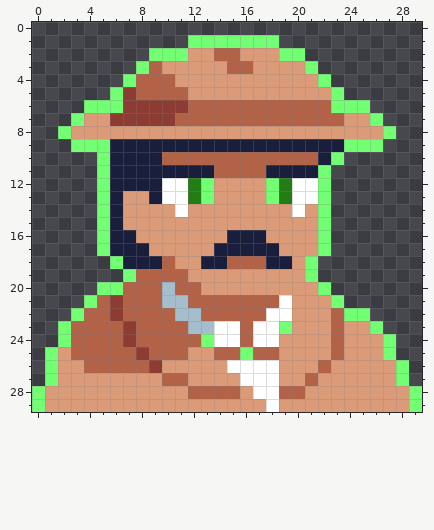
File history of a pixel-art sprite, react_main/src/images/roles/independent/doppelganger-vivid.png. Above is the file before it was changed.
The file is 30x30 pixels.
Once edited:
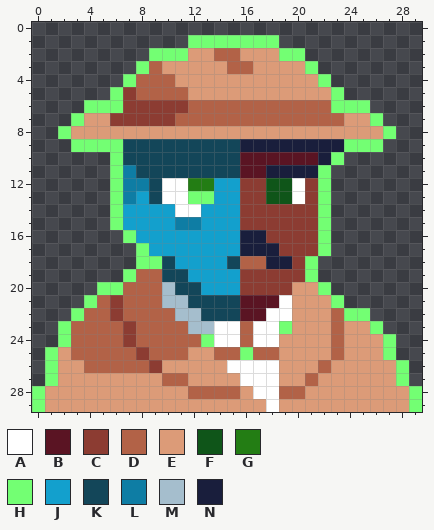
Palette (. is transparent): A #ffffff  B #5a1423  C #8c3c32  D #b26247  E #dc9b78  F #0f5519  G #237d14  H #73ff73  J #13a0cd  K #134659  L #0e7da4  M #a5becd  N #191e3c
Diff:
{"y":9,"x":6,"old":"NNNNNNNNNN","new":"HKKKKKKKKK"}
{"y":10,"x":5,"old":"HNNNNDDDDDDDDDDDD","new":".HKKKKKKKKKBBBBBB"}
{"y":11,"x":5,"old":"HNNNNNNNNDDDD","new":".HLKKKKKKKKBB"}
{"y":12,"x":5,"old":"HNNNN","new":".HLLK"}
{"y":12,"x":13,"old":"HEEEEHG","new":"GJJCCFF"}
{"y":12,"x":21,"old":"A","new":"C"}
{"y":13,"x":5,"old":"HNEEN","new":".HLJK"}
{"y":13,"x":12,"old":"G","new":"H"}
{"y":13,"x":14,"old":"EEEEHG","new":"JJCCFF"}
{"y":13,"x":21,"old":"A","new":"C"}
{"y":14,"x":5,"old":"HNEEEE","new":".HJJJJ"}
{"y":14,"x":12,"old":"EEEEEEEEAE","new":"AJJJCCCCCC"}
{"y":15,"x":5,"old":"HNEEEEEEEEEEEEEEE","new":".HJJJJLLJJJCCCCCC"}
{"y":16,"x":5,"old":"HNNEEEEEEEN","new":"..HJJJJJJJJ"}
{"y":16,"x":18,"old":"EEEE","new":"CCCC"}
{"y":17,"x":5,"old":"HNNNEEEEENN","new":"...HJJJJJJJ"}
{"y":17,"x":19,"old":"EEE","new":"CCC"}
{"y":18,"x":6,"old":"HNNNDEENND","new":"..HHKJJJJK"}
{"y":18,"x":20,"old":"E","new":"C"}
{"y":19,"x":10,"old":"DDEEEEEEEEE","new":"KKJJJJCCCCC"}
{"y":20,"x":11,"old":"DDEEEEEEE","new":"KKJJJCCCC"}
{"y":21,"x":12,"old":"DDDDDDD","new":"KKKKBBB"}
{"y":22,"x":13,"old":"DDDDD","new":"KKKBB"}
{"label":"changed","picture_box":[97,139,318,321]}
